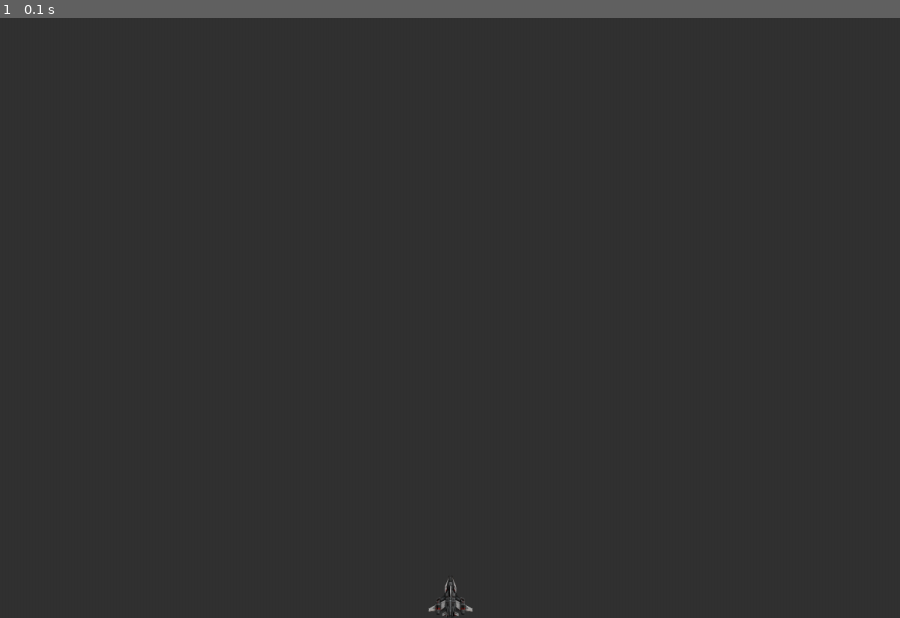
Above: before the commit, frame 1.
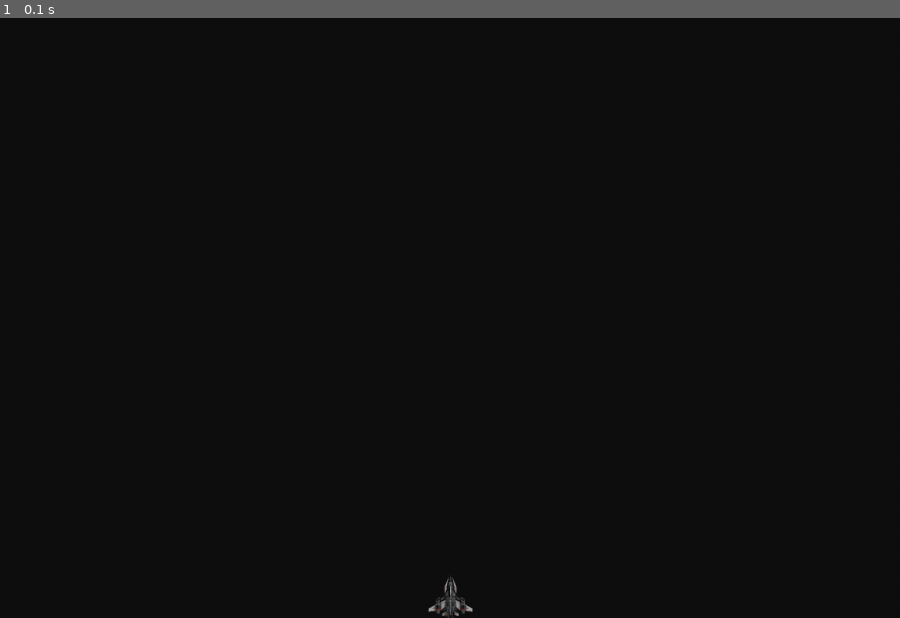
Above: after the commit, the same moment.

Repository: Anayatc/PyGame_Alien_Invasion
Game: pygame game, started from alien_invasion.py
Two runs of this game, one before a commit and one after it. Both use one fixed random seed, a clock stepped at 60 frames per second and the inputs below.
Inputs:
- Up to frame 1 (0.1 s): no input

The runs differ from the first frame. In frame 1, 100% of the frame differs, in the area x 0-100%, y 0-100%.

Commit message:
changed background color

Diff:
--- a/settings.py
+++ b/settings.py
@@ -3,4 +3,4 @@
     def __init__(self):
         self.screen_width = 1200
         self.screen_height= 800
-        self.bg_color = (50, 50, 50)
+        self.bg_color = (15, 15, 15)
